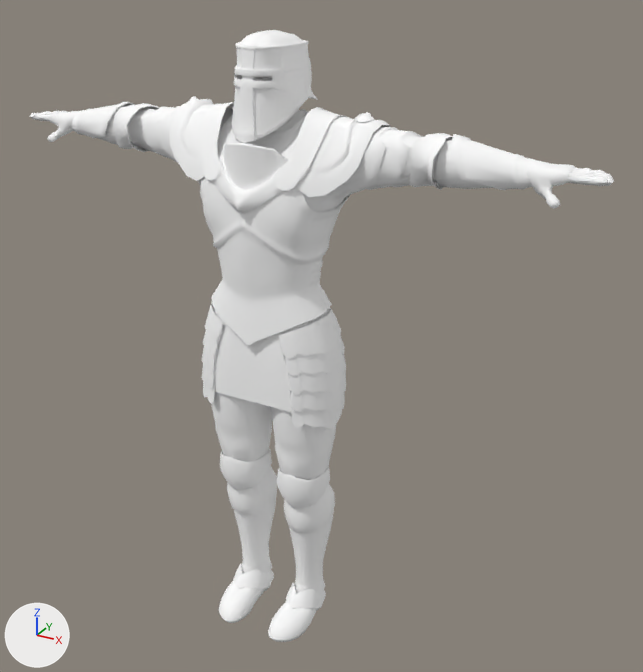
The OBJ model assets/models/player/paladin.obj: old version first, new version second.
Before and after are seen from a 50 mm camera at (1.216, -1.923, 1.916) aimed at (0.111, 0.086, 0.912). The axes (+X, +Y, +Z) are drawn at lower left. The lights are the same throughout. The picture after the commit comes second. Where no turn or scale is listed for an object, it has been applied to the vertices.

The first picture shows 'paladin'.
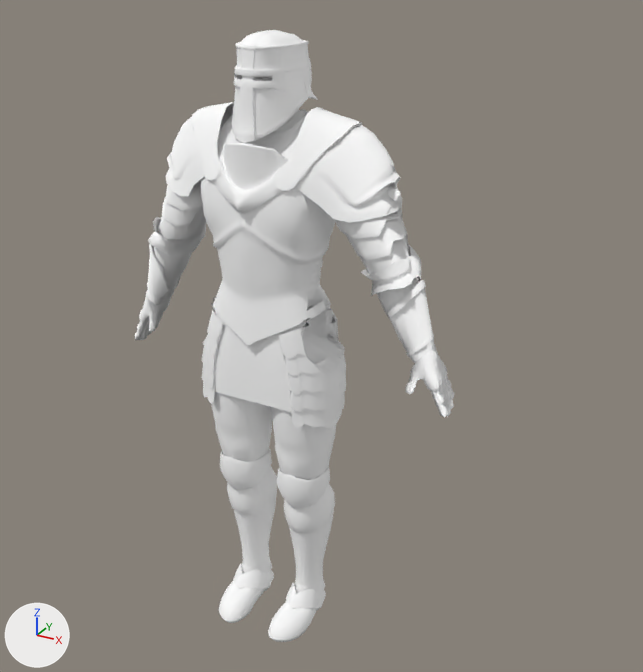
The change, as a diff of the scene's bpy script:
```diff
--- a/assets/models/player/paladin.obj.py
+++ b/assets/models/player/paladin.obj.py
@@ me_paladin @@
 # used by ob_paladin; location = (0.0, 0.0, 0.0)
-me_paladin.from_pydata(...)  # 7825 vertices, 7368 faces; spans x -0.85..0.85, y -0.17..0.17, z 0.0..1.73
+me_paladin.from_pydata(...)  # 7825 vertices, 7368 faces; spans x -0.52..0.52, y -0.17..0.17, z 0.0..1.73
+# me_paladin part 1: the loose piece of 432 vertices spanning x -0.85..-0.63, y -0.01..0.11, z 1.39..1.48 is turned -65 degrees about the y axis through its middle, then moved by (0.29, 0.0, -0.55)
+# me_paladin part 2: the loose piece of 75 vertices spanning x -0.5..-0.38, y -0.04..0.14, z 1.39..1.51 is turned -65 degrees about the y axis through its middle, then moved by (0.1, 0.0, -0.29)
+# me_paladin part 3: the loose piece of 57 vertices spanning x -0.27..-0.23, y 0.03..0.07, z 1.52..1.55 is turned -67.6 degrees about the y axis through its middle and scaled by 1.04, then moved by (-0.09, 0.0, -0.17)
+# me_paladin part 4: the loose piece of 112 vertices spanning x -0.68..-0.48, y -0.02..0.11, z 1.4..1.52 is turned -65 degrees about the y axis through its middle, then moved by (0.17, 0.0, -0.43)
+# me_paladin part 5: the loose piece of 432 vertices spanning x 0.63..0.85, y -0.01..0.11, z 1.39..1.48 is turned 65 degrees about the y axis through its middle, then moved by (-0.29, 0.0, -0.56)
+# me_paladin part 6: the loose piece of 75 vertices spanning x 0.39..0.5, y -0.04..0.14, z 1.39..1.51 is turned 65 degrees about the y axis through its middle, then moved by (-0.1, 0.0, -0.3)
+# me_paladin part 7: the loose piece of 57 vertices spanning x 0.24..0.28, y 0.03..0.07, z 1.53..1.55 is multiplied about its middle by the matrix ((0.422, 0.0, 0.905), (0.0, 1.0, 0.0), (-0.995, 0.012, 0.286)), then moved by (0.09, 0.0, -0.18)
+# me_paladin part 8: the loose piece of 112 vertices spanning x 0.48..0.69, y -0.02..0.11, z 1.4..1.52 is turned 65 degrees about the y axis through its middle, then moved by (-0.17, 0.0, -0.43)
+# me_paladin part 9: 421 of 7825 vertices moved; they spanned x 0.16..0.63, y -0.07..0.16, z 0.91..1.54 and now span x -0.05..0.44, y -0.07..0.16, z 0.91..1.52; mean shift (-0.04, 0.0, -0.14); largest move (0.63, 0.03, 1.47) -> (0.44, 0.03, 0.99)
+# me_paladin part 10: 418 of 7825 vertices moved; they spanned x -0.63..-0.16, y -0.07..0.16, z 0.91..1.54 and now span x -0.44..0.05, y -0.07..0.16, z 0.91..1.52; mean shift (0.04, 0.0, -0.14); largest move (-0.63, 0.03, 1.47) -> (-0.44, 0.03, 0.99)
 me_paladin.materials.append(mat_paladin_mat)
```

What differs and where, as boxes (x1, y1, x2, y2) in the pictures (643 x 672 px; the box of a moved part takes in the faces that stretch with it):
'paladin', reshaped (45% narrower)
    before: (30, 30, 614, 642)
    after: (135, 30, 454, 642)
part 1 of me_paladin, moved or reshaped
    before: (30, 110, 84, 142)
    after: (135, 290, 171, 340)
part 2 of me_paladin, moved or reshaped
    before: (114, 103, 160, 152)
    after: (148, 217, 206, 258)
part 3 of me_paladin, moved or reshaped (not visible afterwards)
    before: (187, 96, 199, 106)
part 4 of me_paladin, moved or reshaped
    before: (71, 102, 135, 139)
    after: (147, 244, 181, 305)
part 5 of me_paladin, moved or reshaped
    before: (526, 158, 614, 209)
    after: (406, 344, 454, 418)
part 6 of me_paladin, moved or reshaped
    before: (410, 133, 453, 190)
    after: (361, 244, 421, 296)
part 7 of me_paladin, moved or reshaped
    before: (357, 112, 374, 122)
    after: (388, 183, 401, 201)
part 8 of me_paladin, moved or reshaped
    before: (452, 134, 532, 190)
    after: (388, 280, 434, 363)
part 9 of me_paladin, moved or reshaped
    before: (292, 112, 491, 373)
    after: (292, 112, 419, 373)
part 10 of me_paladin, moved or reshaped
    before: (98, 99, 234, 347)
    after: (153, 103, 234, 347)
